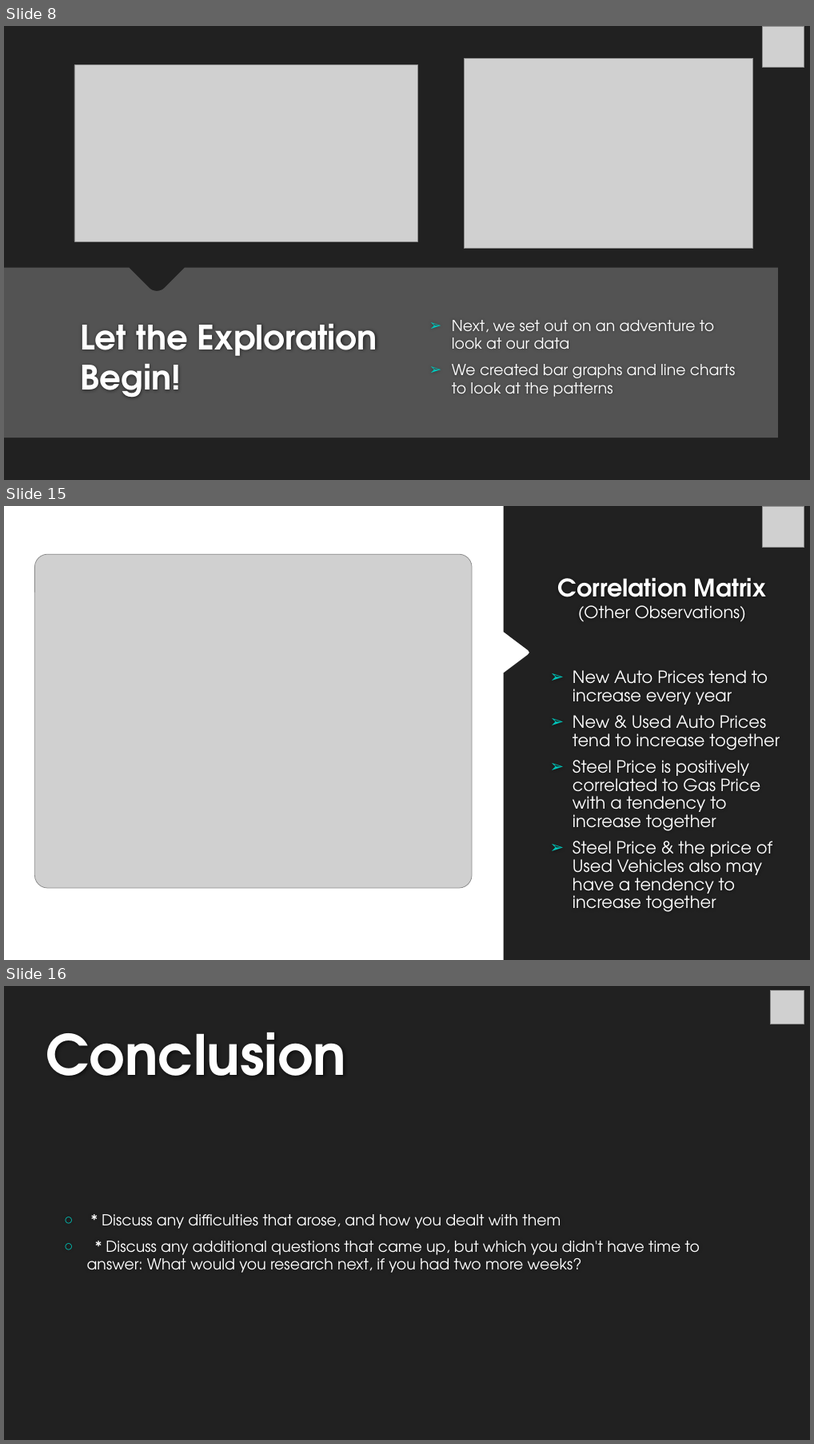
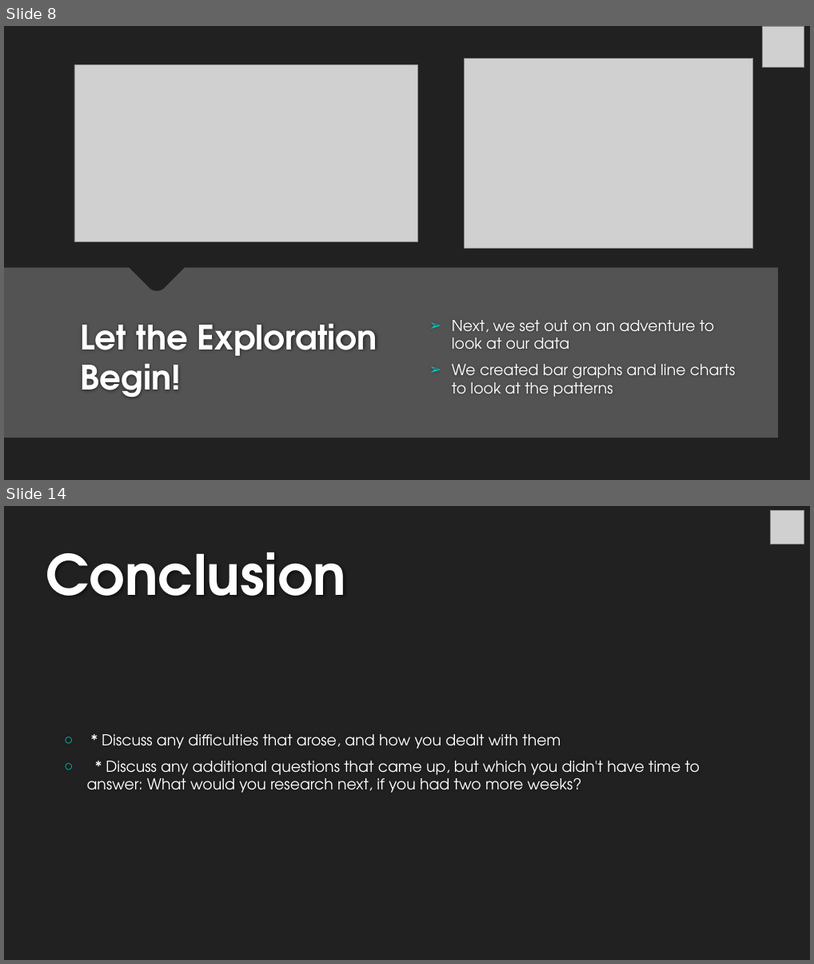
Before and after one commit to michelleherman13/auto-sales, a slide deck: Presentation/Auto_sales_Michelle.pptx. Shown one above the other, each under a label of ours: slides 8, 15 and 16 before the commit, slides 8 and 14 after it; the slides between them are not shown. The pictures are 814x1444 and 814x964 pixels, drawn with LibreOffice and Linux fonts; fonts in the diff are those of the drawing; grey boxes stand for pictures; background and template pictures are left out. Boxes give left, top, right and bottom in pixels: in the first picture for what was removed or moved away, otherwise in the second. Text is boxed around its words. In the diff, an @@ line names an element or a change of style, - is before the commit and + after.

```diff
--- a/Presentation/Auto_sales_Michelle.pptx
+++ b/Presentation/Auto_sales_Michelle.pptx
@@ slide 15 removed at box(4, 506, 810, 960), background #FFFFFF @@
@@ freeform shape removed at box(504, 506, 810, 960) @@
@@ picture removed at box(763, 506, 805, 548) @@
@@ picture removed at box(35, 554, 472, 888) @@
@@ title removed at box(558, 577, 766, 622) @@
-Correlation Matrix
-(Other Observations)
@@ text removed at box(573, 670, 780, 912) @@
-➢ New Auto Prices tend to increase every year
-➢ New & Used Auto Prices tend to increase together
-➢ Steel Price is positively correlated to Gas Price with a tendency to increase together
-➢ Steel Price & the price of Used Vehicles also may have a tendency to increase together
@@ what was slide 16 is now slide 14 @@
```
Also in this commit, not shown: 6 slides changed, 1 other slide removed.
